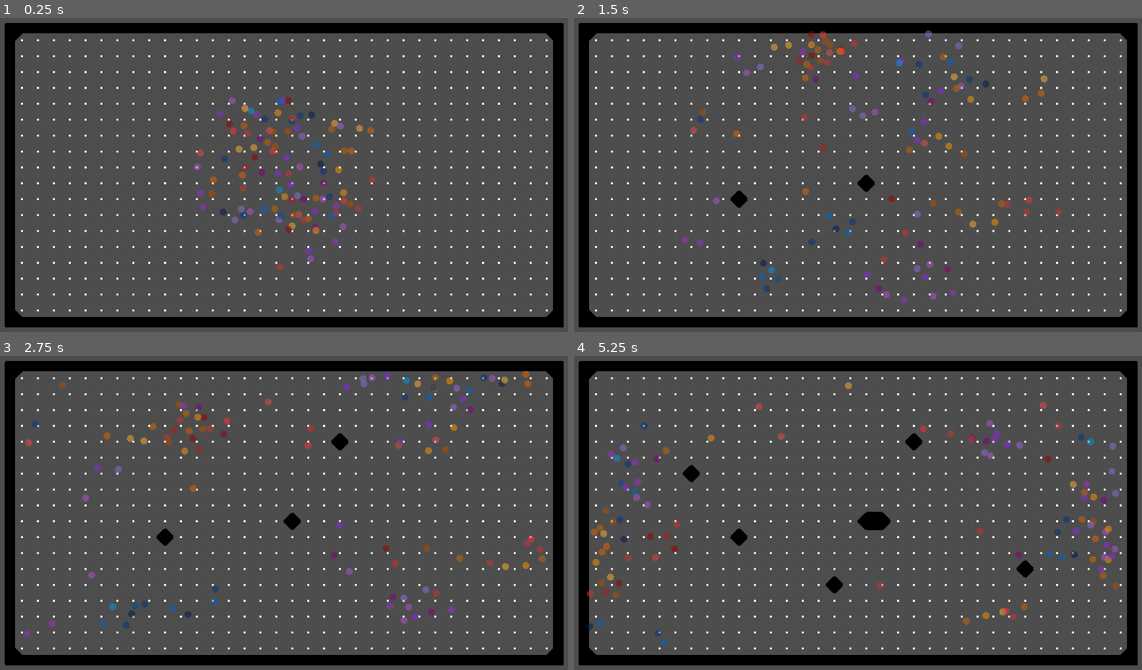
Above: before the commit, frames 1-4 (two rows, left to right).
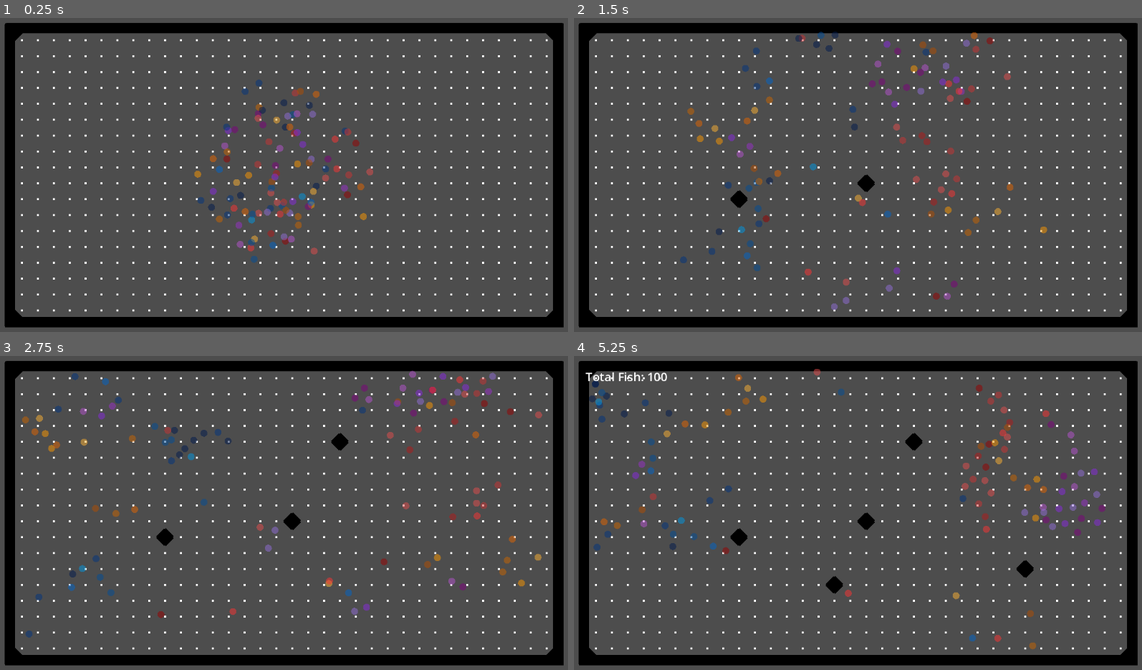
Above: after the commit, the same moments.

Repository: joesobo/EcoSystem
Game: Godot game, scene res://scenes/marching_squares.tscn
The game is run twice, just before and just after one commit, with the same random seed, the same clock (stepped at 60 frames per second) and the same inputs.
Inputs (mouse positions are in pixels of both pictures, inside the frame that each line leads up to):
- Up to frame 1 (0.25 s): no input
- Up to frame 2 (1.5 s): move the mouse to (869, 181) at 0.52 s; click (869, 181) at 0.67 s; move the mouse to (738, 190) at 1.27 s; click (738, 190) at 1.42 s
- Up to frame 3 (2.75 s): move the mouse to (340, 443) at 2.02 s; click (340, 443) at 2.17 s
- Up to frame 4 (5.25 s): move the mouse to (829, 578) at 2.77 s; click (829, 578) at 2.92 s; move the mouse to (1028, 560) at 3.52 s; click (1028, 560) at 3.67 s; tap G (toggle_menu, bound only after the commit) at 4.15 s; move the mouse to (681, 465) at 4.27 s; click (681, 465) at 4.42 s; move the mouse to (886, 513) at 5.02 s; click (886, 513) at 5.17 s

The runs differ from the first frame. In frame 1, 3.8% of the frame differs, in the area x 34-67%, y 19-81%; in frame 2, 4.1%; in frame 3, 4.0%; in frame 4, 4.6%, in the area x 2-96%, y 4-94%.

Commit message:
start basic ui

Diff:
--- a/project.godot
+++ b/project.godot
@@ -27,6 +27,14 @@
 
 project/assembly_name="EcoSystem"
 
+[input]
+
+toggle_menu={
+"deadzone": 0.5,
+"events": [Object(InputEventKey,"resource_local_to_scene":false,"resource_name":"","device":-1,"window_id":0,"alt_pressed":false,"shift_pressed":false,"ctrl_pressed":false,"meta_pressed":false,"pressed":false,"keycode":0,"physical_keycode":71,"key_label":0,"unicode":103,"echo":false,"script":null)
+]
+}
+
 [layer_names]
 
 2d_physics/layer_1="Walls"
--- /dev/null
+++ b/scenes/breeding_ui.tscn
@@ -0,0 +1,39 @@
+[gd_scene load_steps=3 format=3 uid="uid://8gnwrljkkfu3"]
+
+[ext_resource type="Script" path="res://scripts/ui/breeding_ui.gd" id="1_hw3y1"]
+
+[sub_resource type="LabelSettings" id="LabelSettings_lseh1"]
+font_size = 24
+
+[node name="Node2D" type="Node2D"]
+script = ExtResource("1_hw3y1")
+
+[node name="BreedingUI" type="CanvasLayer" parent="."]
+
+[node name="Control" type="Control" parent="BreedingUI"]
+layout_mode = 3
+anchors_preset = 15
+anchor_right = 1.0
+anchor_bottom = 1.0
+grow_horizontal = 2
+grow_vertical = 2
+
+[node name="MarginContainer" type="MarginContainer" parent="BreedingUI/Control"]
+layout_mode = 1
+anchors_preset = 15
+anchor_right = 1.0
+anchor_bottom = 1.0
+grow_horizontal = 2
+grow_vertical = 2
+theme_override_constants/margin_left = 32
+theme_override_constants/margin_top = 32
+theme_override_constants/margin_right = 32
+theme_override_constants/margin_bottom = 32
+
+[node name="Label" type="Label" parent="BreedingUI/Control/MarginContainer"]
+unique_name_in_owner = true
+layout_mode = 2
+size_flags_horizontal = 0
+size_flags_vertical = 0
+text = "Total Fish: 0"
+label_settings = SubResource("LabelSettings_lseh1")
--- a/scenes/marching_squares.tscn
+++ b/scenes/marching_squares.tscn
@@ -1,10 +1,11 @@
-[gd_scene load_steps=9 format=3 uid="uid://bwfe30h2s655f"]
+[gd_scene load_steps=10 format=3 uid="uid://bwfe30h2s655f"]
 
 [ext_resource type="Script" path="res://scripts/marchingSquares/VoxelGrid.gd" id="1_7sy1n"]
 [ext_resource type="PackedScene" uid="uid://bltijxvovh1q" path="res://scenes/voxel.tscn" id="2_4y4kx"]
 [ext_resource type="Script" path="res://scripts/FishManager.gd" id="3_qhq6a"]
 [ext_resource type="Shader" path="res://shaders/marching_squares.gdshader" id="3_srn0q"]
 [ext_resource type="PackedScene" uid="uid://yc35bijsp2iy" path="res://scenes/orangeFish.tscn" id="4_q7dbu"]
+[ext_resource type="PackedScene" uid="uid://8gnwrljkkfu3" path="res://scenes/breeding_ui.tscn" id="6_oa61i"]
 
 [sub_resource type="RectangleShape2D" id="RectangleShape2D_6mmkp"]
 
@@ -44,4 +45,5 @@
 
 [node name="FishManager" type="Node2D" parent="."]
 script = ExtResource("3_qhq6a")
-fishScenes = Array[PackedScene]([ExtResource("4_q7dbu")])
+fishScene = ExtResource("4_q7dbu")
+breedingUIScene = ExtResource("6_oa61i")
--- a/scenes/orangeFish.tscn
+++ b/scenes/orangeFish.tscn
@@ -26,7 +26,6 @@
 separationForce = 0.04
 attractionForce = 0.0
 viewAngle = 270
-color_palette = [Color(1, 0.6, 0, 1), Color(1, 0.7, 0.2, 1), Color(0.9, 0.5, 0, 1), Color(0.8, 0.4, 0, 1), Color(0.7, 0.3, 0, 1)]
 type = "Orange"
 
 [node name="BodyCollider" type="CollisionShape2D" parent="."]
--- a/scripts/Boid.gd
+++ b/scripts/Boid.gd
@@ -125,7 +125,7 @@
 	if body != self && inVisionCone(body.global_position) && body not in food && body.type == 'Food':
 		food.append(body)
 
-	elif body != self && inVisionCone(body.global_position) && body.type == type && body not in flock && body.fish.name == fish.name:
+	elif body != self && inVisionCone(body.global_position) && body not in flock && body.fish.name == fish.name:
 		flock.append(body)
 
 	elif body != self && body.type == 'Predator' && body not in predators:
--- a/scripts/FishManager.gd
+++ b/scripts/FishManager.gd
@@ -1,9 +1,13 @@
 extends Node2D
 
 @export var fishCount = 100
-@export var fishScenes: Array[PackedScene] = []
+@export var fishScene: PackedScene
+@export var breedingUIScene: PackedScene
+
+var fishScenes: Array = []
 
 var viewport_rect
+var breedingUIInstance: Node = null
 
 func _ready():
 	viewport_rect = get_viewport_rect()
@@ -13,15 +17,17 @@
 	for i in range(fishCount):
 		spawn_fish()
 
+func _process(delta):
+	if Input.is_action_just_pressed("toggle_menu"):
+		if breedingUIInstance == null:
+			open_breeding_ui()
+		else:
+			close_breeding_ui()
+
 func spawn_fish():
-	if fishScenes.size() == 0:
-		return
+	randomize()
 
-	randomize()
-	var randomIndex = randi() % fishScenes.size()
-	var selectedScene = fishScenes[randomIndex]
-
-	var newFish = selectedScene.instantiate()
+	var newFish = fishScene.instantiate()
 
 	var center = viewport_rect.size * 0.5
 	var max_radius = min(viewport_rect.size.x, viewport_rect.size.y) / 4 # Adjust this value as needed
@@ -33,3 +39,14 @@
 	var fish_template = FishDefinition.find_template_by_index(randf() * FishDefinition.fishList.size())
 	newFish.fish = fish_template
 	newFish.setup()
+	fishScenes.append(newFish)
+
+func open_breeding_ui():
+	breedingUIInstance = breedingUIScene.instantiate()
+	add_child(breedingUIInstance)
+	breedingUIInstance.update_label(fishScenes.size())
+
+func close_breeding_ui():
+	if breedingUIInstance != null:
+		breedingUIInstance.queue_free()
+		breedingUIInstance = null
--- /dev/null
+++ b/scripts/ui/breeding_ui.gd
@@ -0,0 +1,6 @@
+extends Node2D
+
+@onready var score_label = %Label
+
+func update_label(count: int):
+	score_label.text = "Total Fish: " + str(count)
